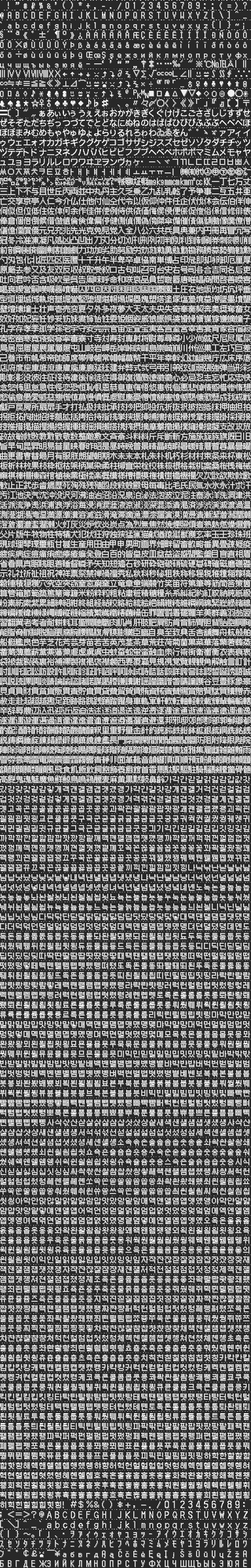
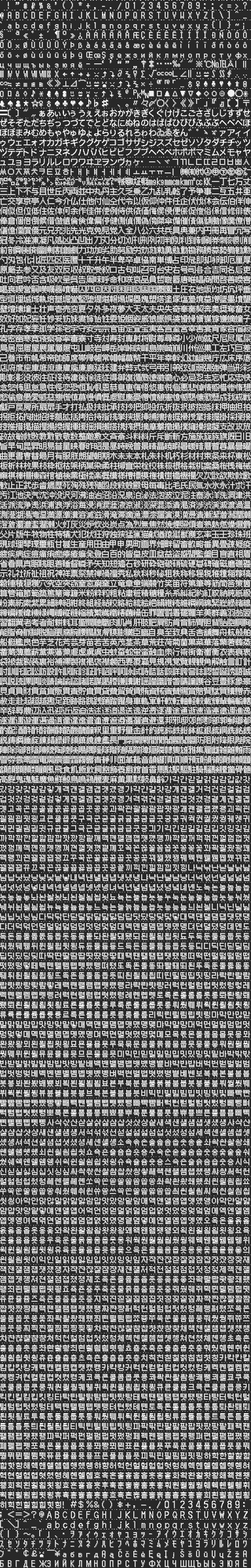
Before/after of a 251px x 1568px layered artwork. What changed in the layer stack:
renamed "layer" to "font.bmp", painted on it over <box>0,1,251,108</box>
